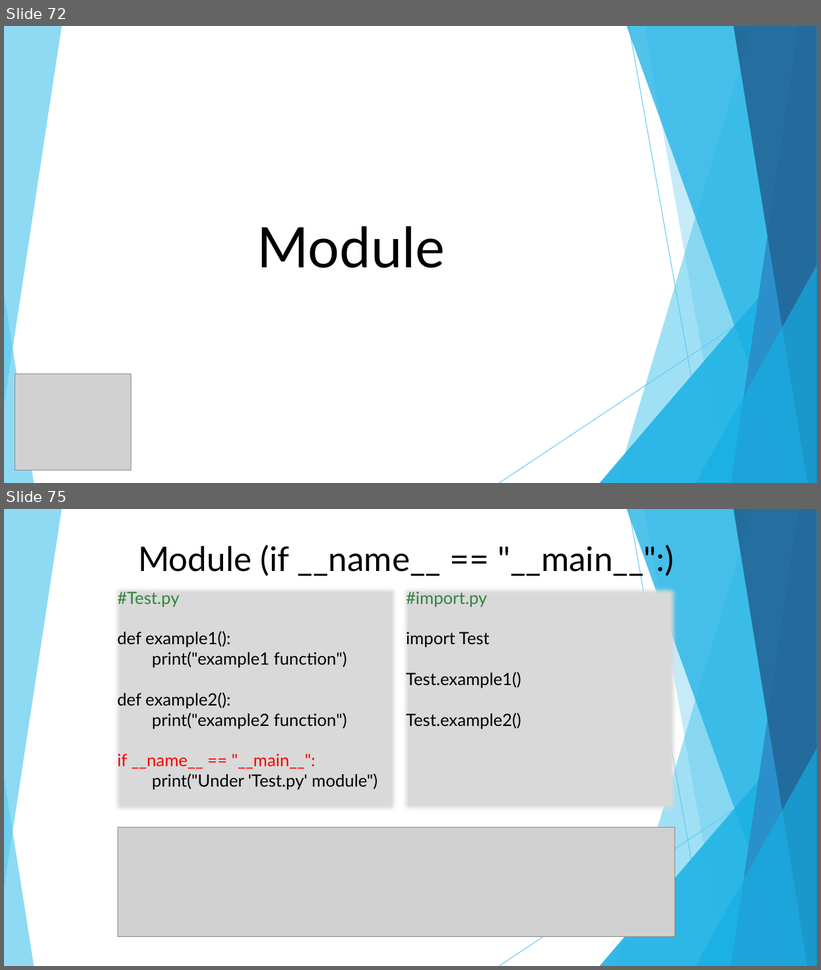
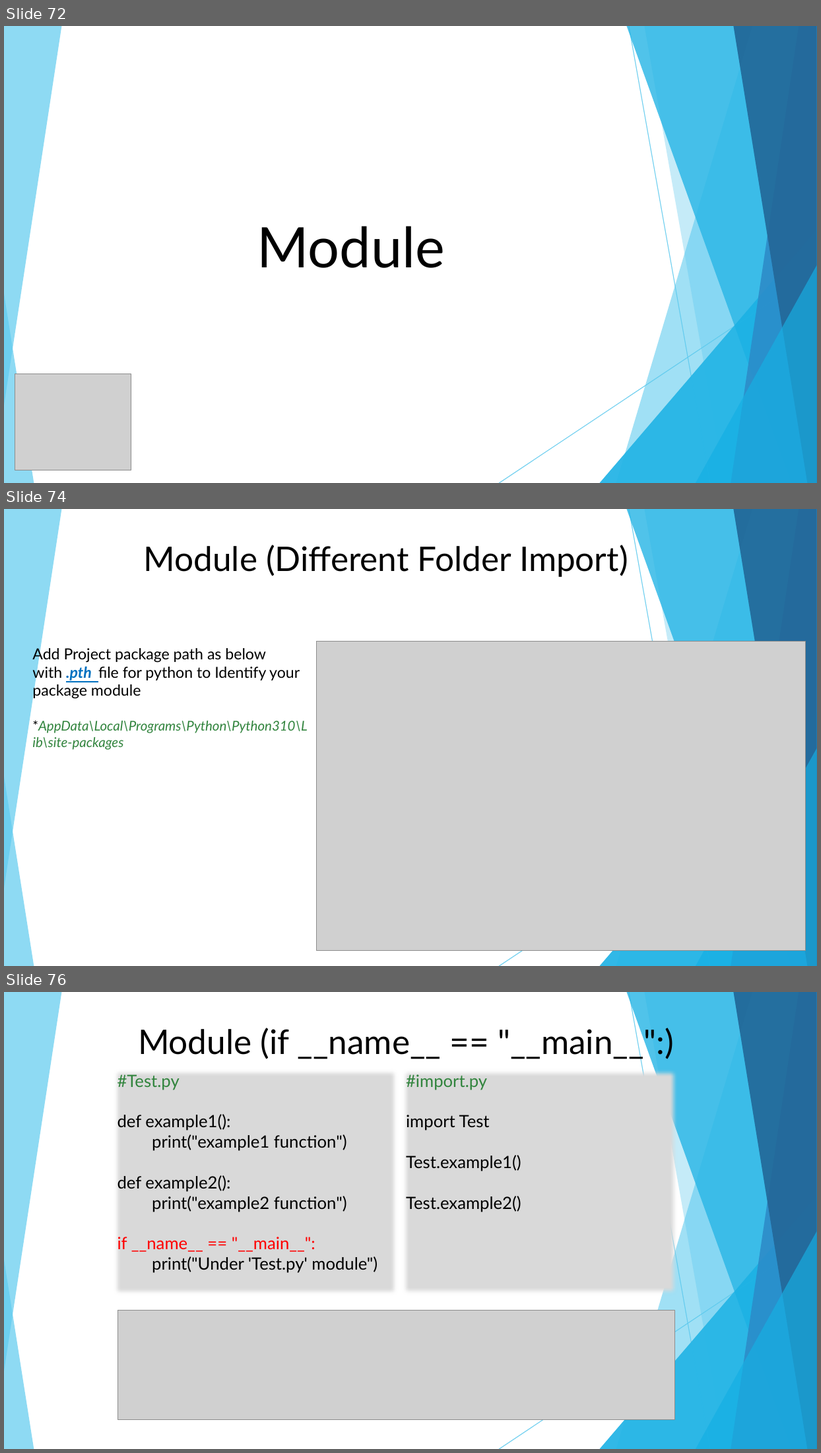
Before and after one commit to DavidChu0424/PythonIntroduction, a slide deck: Python Introduction.pptx. Shown one above the other, each under a label of ours: slides 72 and 75 before the commit, slides 72, 74 and 76 after it; the slides between them are not shown. The pictures are 821x970 and 821x1453 pixels, drawn with LibreOffice and Linux fonts; fonts in the diff are those of the drawing; grey boxes stand for pictures. Boxes give left, top, right and bottom in pixels: in the first picture for what was removed or moved away, otherwise in the second. Text is boxed around its words. In the diff, an @@ line names an element or a change of style, - is before the commit and + after.

```diff
--- a/Python Introduction.pptx
+++ b/Python Introduction.pptx
@@ slide 74 added at bbox=[4, 509, 817, 966], background #FFFFFF; not listed: 20 template elements that a slide beside it also shows @@
@@ text added at bbox=[144, 545, 628, 577], 40 pt, text #000000 @@
+  Module (Different Folder Import)
@@ text added at bbox=[32, 646, 307, 750], 18 pt, text #000000 @@
+Add Project package path as below with .pth file for python to Identify your package module
+*AppData\Local\Programs\Python\Python310\Lib\site-packages
@@ picture added at bbox=[317, 642, 805, 951] @@
@@ what was slide 75 is now slide 76 @@
```
Also in this commit, not shown: 2 slides changed, 1 other slide added.
